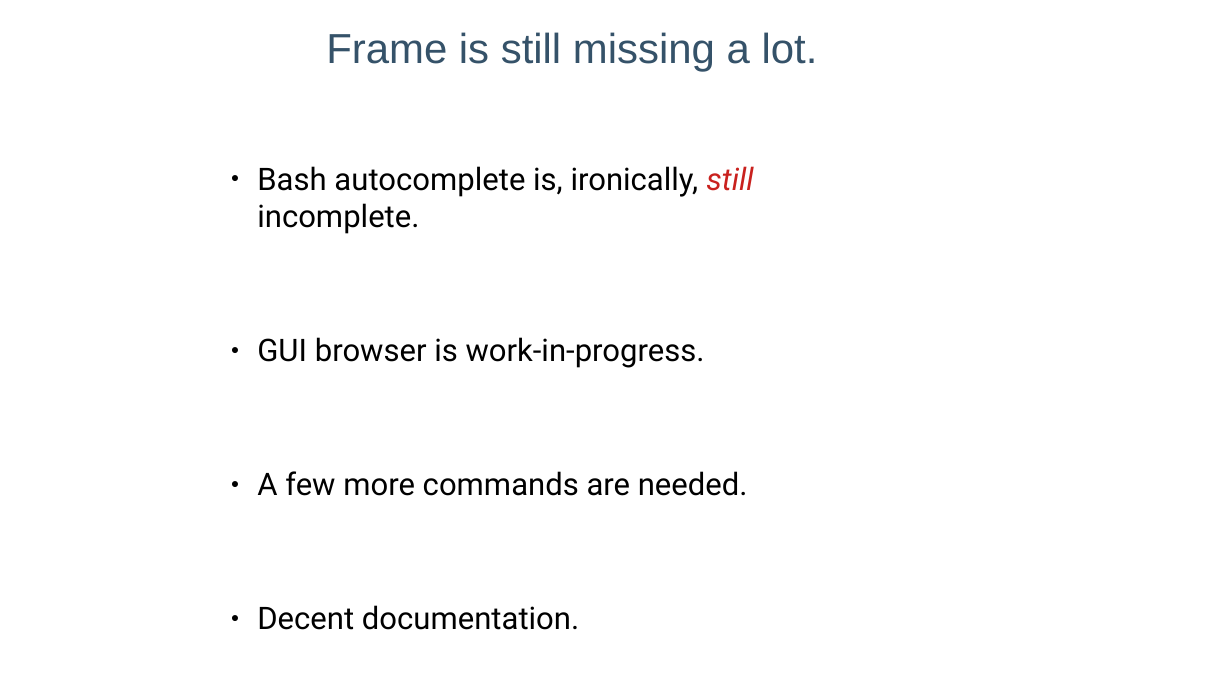
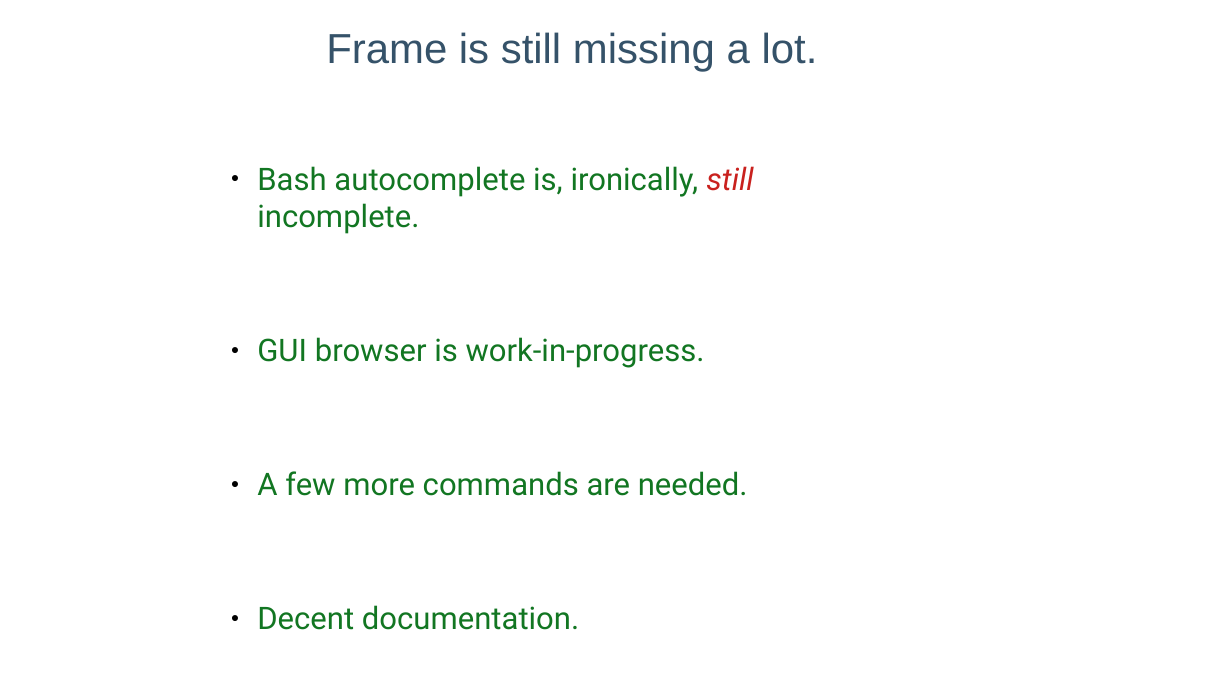
Before and after one commit to lelanthran/frame, a slide deck: slide 49 of docs/FrameIntroduction.odp. Drawn at 1232x693 pixels with LibreOffice and Linux fonts; fonts in the diff are those of the drawing; background and template pictures are left out. Boxes give left, top, right and bottom in pixels: in the first picture for what was removed or moved away, otherwise in the second. Text is boxed around its words. In the diff, an @@ line names an element or a change of style, - is before the commit and + after.

```diff
--- a/docs/FrameIntroduction.odp
+++ b/docs/FrameIntroduction.odp
@@ text "Bash autocomplete is, ironically, still ..." at (x1=257, y1=166, x2=753, y2=630): text colour #000000 to #127622 @@
```
Also in this commit, not shown: 8 other slides changed.
